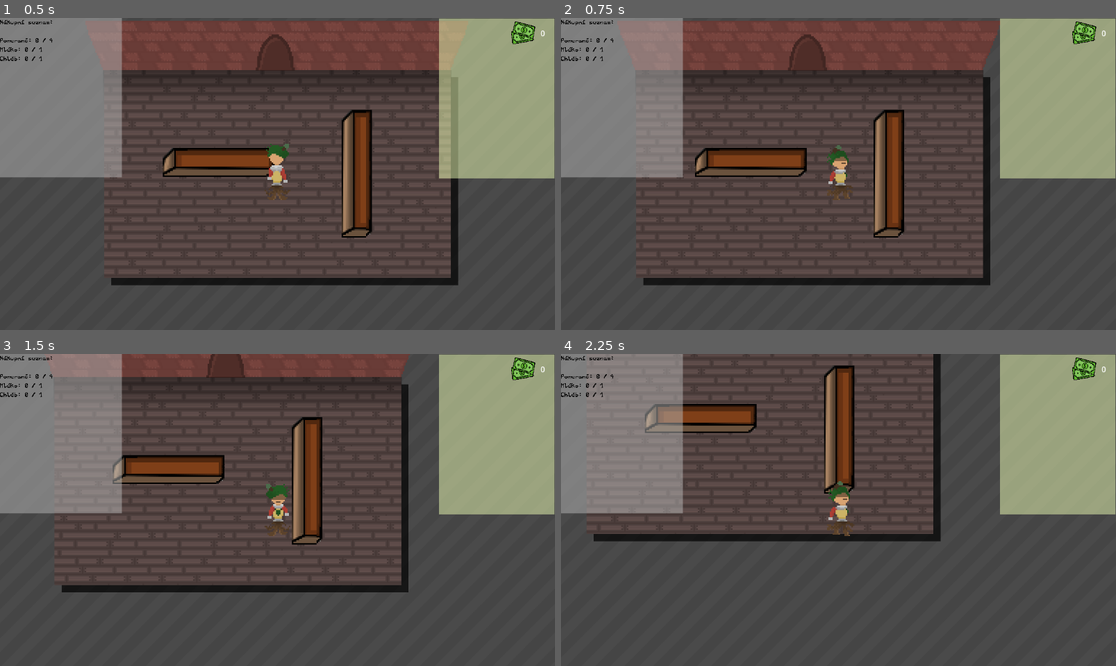
Above: before the commit, frames 1-4 (two rows, left to right).
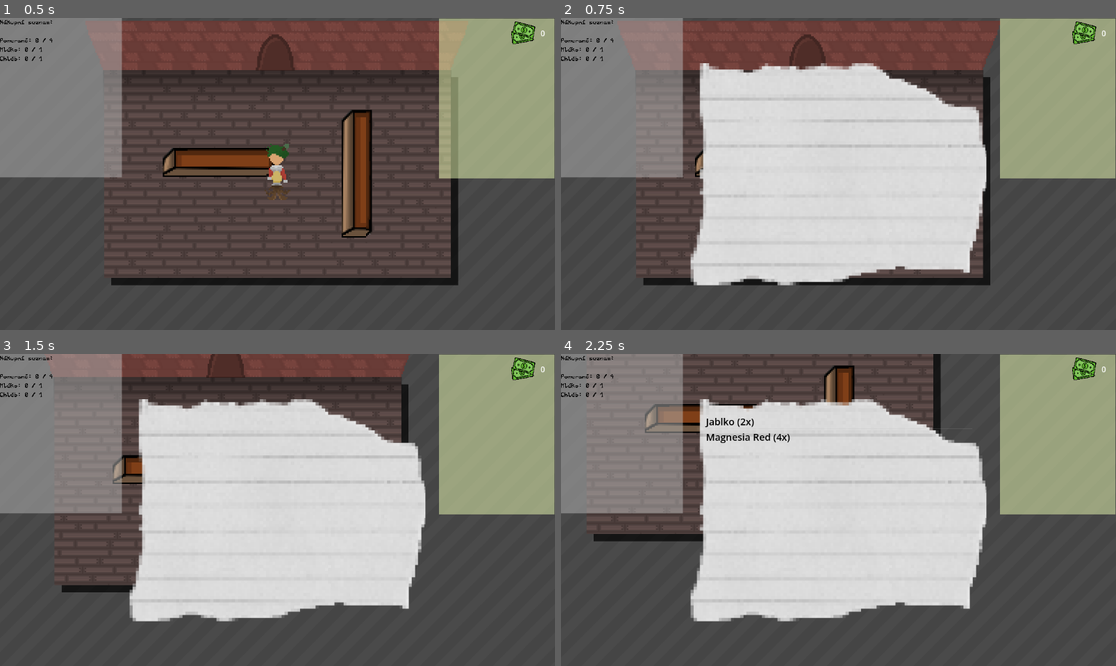
Above: after the commit, the same moments.

Repository: Trigware/Shopping-Madness
Game: Godot game, scene res://Scenes/MainScene.tscn
The game is run twice, just before and just after one commit, with the same random seed, the same clock (stepped at 60 frames per second) and the same inputs.
Inputs:
- Up to frame 1 (0.5 s): no input
- Up to frame 2 (0.75 s): tap Enter at 0.5 s; hold Right (walk_right) from 0.53 s (still down); tap I at 0.6 s
- Up to frame 3 (1.5 s): tap Tab at 0.8, 1.35 s; release Right (walk_right) at 1.28 s; hold Down (walk_down) from 1.28 s (still down)
- Up to frame 4 (2.25 s): tap K at 1.55, 2.1 s; release Down (walk_down) at 2.03 s; hold Right (walk_right) from 2.03 s (still down)

Frame 1 is identical in both runs. In frame 2, 33% of the frame differs, in the area x 23-77%, y 14-86%; in frame 3, 33%; in frame 4, 33%.

Commit message:
Added inventory paper

Diff:
--- /dev/null
+++ b/Scenes/InventoryUi.gd
@@ -0,0 +1,53 @@
+extends Node2D
+
+@onready var panel: TextureRect = $CanvasLayer/PanelContainer
+@onready var item_list: ItemList = $CanvasLayer/PanelContainer/MarginContainer/ItemList
+
+var displayed_items: Array = []
+
+func _ready() -> void:
+	# Na začátku hry inventář schováme
+	panel.visible = false
+
+	# Napojíme se na globální Autoload "Inventory" a jeho signál "inv_update"
+	Inventory.inv_update.connect(refresh_ui)
+
+	# Dvojklik na položku v inventáři
+	item_list.item_activated.connect(_on_item_activated)
+
+	refresh_ui()
+
+func _input(event: InputEvent) -> void:
+	# Otevírání a zavírání klávesou I nebo Tab
+	if event is InputEventKey and event.pressed and not event.echo:
+		if event.keycode == KEY_I or event.keycode == KEY_TAB:
+			panel.visible = not panel.visible
+			get_viewport().set_input_as_handled() # Zabrání tomu, aby Tab dělal bílý rámeček
+
+		# TESTOVÁNÍ: Zmáčkni K pro přidání jablka a Magnesie
+		elif event.keycode == KEY_K:
+			Inventory.add_item(Inventory.ItemType.Apple, 1)
+			Inventory.add_item(Inventory.ItemType.MagnesiaRed, 2)
+			Inventory.print_inventory()
+
+# Překreslí ItemList podle dat v Inventory.gd
+func refresh_ui() -> void:
+	item_list.clear()
+	displayed_items.clear()
+
+	for item_type in Inventory.Inventory:
+		var item_name: String = Inventory.itemToNameMap.get(item_type, "Neznámý předmět")
+		var amount: int = Inventory.Inventory[item_type]
+
+		var display_text: String = item_name + " (" + str(amount) + "x)"
+
+		item_list.add_item(display_text)
+		displayed_items.append(item_type)
+
+# Dvojklik na položku v UI odebere 1 kus
+func _on_item_activated(index: int) -> void:
+	var item_type = displayed_items[index]
+	var item_name = Inventory.itemToNameMap.get(item_type, "")
+
+	print("Odebráno/použito 1x: ", item_name)
+	Inventory.remove_item(item_type, 1)
--- /dev/null
+++ b/Scenes/Inventory_UI.tscn
@@ -0,0 +1,43 @@
+[gd_scene format=3 uid="uid://dlgqwnkncux2t"]
+
+[ext_resource type="Script" uid="uid://b3k1jygxnm5pe" path="res://Scenes/InventoryUi.gd" id="1_12hnx"]
+[ext_resource type="Texture2D" uid="uid://dujl76deoyttq" path="res://Textures/Inv_UI_Paper.png" id="2_rypqr"]
+
+[sub_resource type="StyleBoxEmpty" id="StyleBoxEmpty_rypqr"]
+
+[node name="InventoryUi" type="Node2D" unique_id=2046312200]
+script = ExtResource("1_12hnx")
+
+[node name="CanvasLayer" type="CanvasLayer" parent="." unique_id=313620346]
+
+[node name="PanelContainer" type="TextureRect" parent="CanvasLayer" unique_id=1045397435]
+anchors_preset = 8
+anchor_left = 0.5
+anchor_top = 0.5
+anchor_right = 0.5
+anchor_bottom = 0.5
+offset_left = -307.5
+offset_top = -230.5
+offset_right = 307.5
+offset_bottom = 230.5
+grow_horizontal = 2
+grow_vertical = 2
+texture = ExtResource("2_rypqr")
+
+[node name="MarginContainer" type="MarginContainer" parent="CanvasLayer/PanelContainer" unique_id=2058729931]
+layout_mode = 1
+anchors_preset = 15
+anchor_right = 1.0
+anchor_bottom = 1.0
+grow_horizontal = 2
+grow_vertical = 2
+theme_override_constants/margin_left = 30
+theme_override_constants/margin_top = 30
+theme_override_constants/margin_right = 30
+theme_override_constants/margin_bottom = 30
+
+[node name="ItemList" type="ItemList" parent="CanvasLayer/PanelContainer/MarginContainer" unique_id=1284020466]
+layout_mode = 2
+theme_override_colors/font_color = Color(0, 0, 0, 1)
+theme_override_font_sizes/font_size = 20
+theme_override_styles/panel = SubResource("StyleBoxEmpty_rypqr")
--- a/Scenes/MainScene.tscn
+++ b/Scenes/MainScene.tscn
@@ -1,14 +1,17 @@
 [gd_scene format=3 uid="uid://ddi6cw6wifooj"]
 
+[ext_resource type="PackedScene" uid="uid://dlgqwnkncux2t" path="res://Scenes/Inventory_UI.tscn" id="1_7rqgy"]
 [ext_resource type="PackedScene" uid="uid://b110ueifp4aiw" path="res://Scenes/Player.tscn" id="1_hpc76"]
 [ext_resource type="PackedScene" uid="uid://7nvg0kvyancw" path="res://Scenes/Room.tscn" id="1_tr2i4"]
-[ext_resource type="PackedScene" uid="uid://dge4qk27h11fg" path="res://Scenes/MoneyUI.tscn" id="3_nhkr4"]
 [ext_resource type="PackedScene" uid="uid://dil1d0a3q828c" path="res://Scenes/GroceryList.tscn" id="3_nhkr4"]
 
 [node name="Root" type="Node2D" unique_id=1297904708]
+
+[node name="InventoryUi" parent="." unique_id=2046312200 instance=ExtResource("1_7rqgy")]
 
 [node name="Room" parent="." unique_id=366738991 node_paths=PackedStringArray("playerNode") instance=ExtResource("1_tr2i4")]
 playerNode = NodePath("../Player")
 
 [node name="Player" parent="." unique_id=1332566470 instance=ExtResource("1_hpc76")]
+
 [node name="MoneyUI" parent="." unique_id=1950658008 instance=ExtResource("3_nhkr4")]
--- a/Scripts/GameManager.gd
+++ b/Scripts/GameManager.gd
@@ -1,24 +1,21 @@
 extends Node
 
-# Signál, který zakřičí do celé hry: "Hele, změnily se peníze!"
+# --- ČÁST PRO PENÍZE ---
 signal money_changed(new_amount: int)
-
 var money: int = 0
 
 func add_money(amount: int) -> void:
 	money += amount
-	money_changed.emit(money) # Vyšle signál s novou částkou
+	money_changed.emit(money)
 
 func remove_money(amount: int) -> void:
-	money = max(0, money - amount) # Odečte, ale nepustí pod 0
-	money_changed.emit(money);
+	money = max(0, money - amount)
+	money_changed.emit(money)
 
+# Testování peněz přes P a O
 func _unhandled_input(event: InputEvent) -> void:
 	if event is InputEventKey and event.pressed:
-		if event.keycode == KEY_P: # Klávesa P přidá 100 peněz
-			GameManager.add_money(100)
-			print("Přidáno! Aktuální peníze: ", GameManager.money)
-
-		elif event.keycode == KEY_O: # Klávesa O ubere 25 peněz
-			GameManager.remove_money(25)
-			print("Odebráno! Aktuální peníze: ", GameManager.money)
+		if event.keycode == KEY_P:
+			add_money(100)
+		elif event.keycode == KEY_O:
+			remove_money(25)
Not shown, added: Scenes/InventoryUi.gd.uid
Binary file added: Textures/Inv_UI_Paper.png
Not shown, added: Textures/Inv_UI_Paper.png.import
